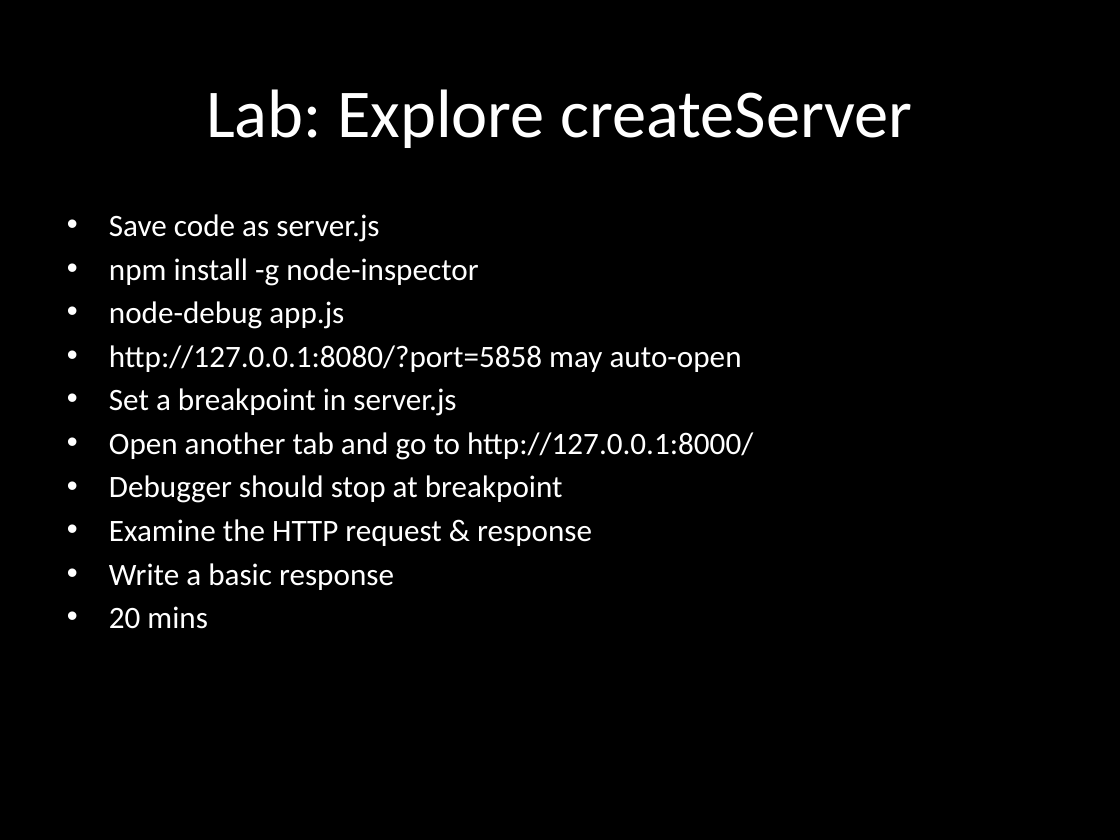
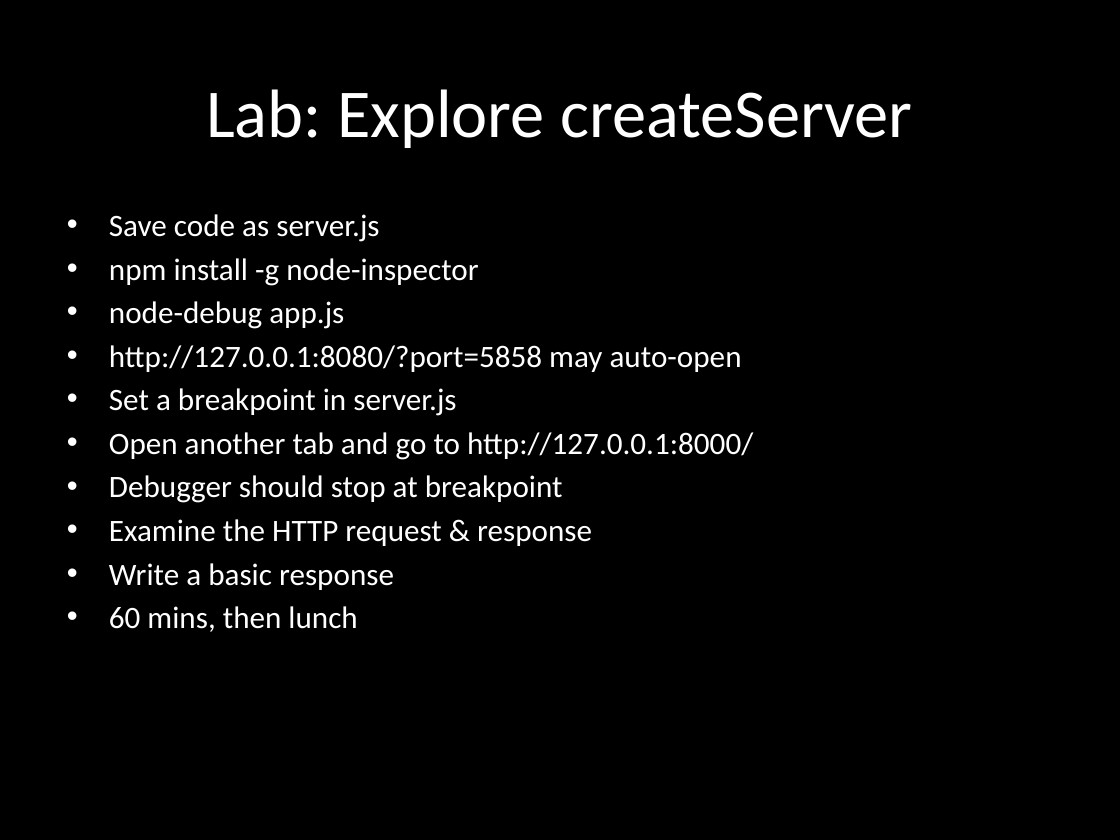
Before and after one commit to eliasjames/training-node-backbone, a slide deck: slide 12 of slides/Node & Backbone Slides Day 1.pptx. Drawn at 1120x840 pixels with LibreOffice and Linux fonts; fonts in the diff are those of the drawing. Boxes give left, top, right and bottom in pixels: in the first picture for what was removed or moved away, otherwise in the second. Text is boxed around its words. In the diff, an @@ line names an element or a change of style, - is before the commit and + after.

```diff
--- a/slides/Node & Backbone Slides Day 1.pptx
+++ b/slides/Node & Backbone Slides Day 1.pptx
@@ subtitle at <box>109,606,357,632</box>: text changed @@
-• 20 mins
+• 60 mins, then lunch
```
Also in this commit, not shown: 7 other slides changed, 2 slides added, 12 slides removed, 8 other files.
